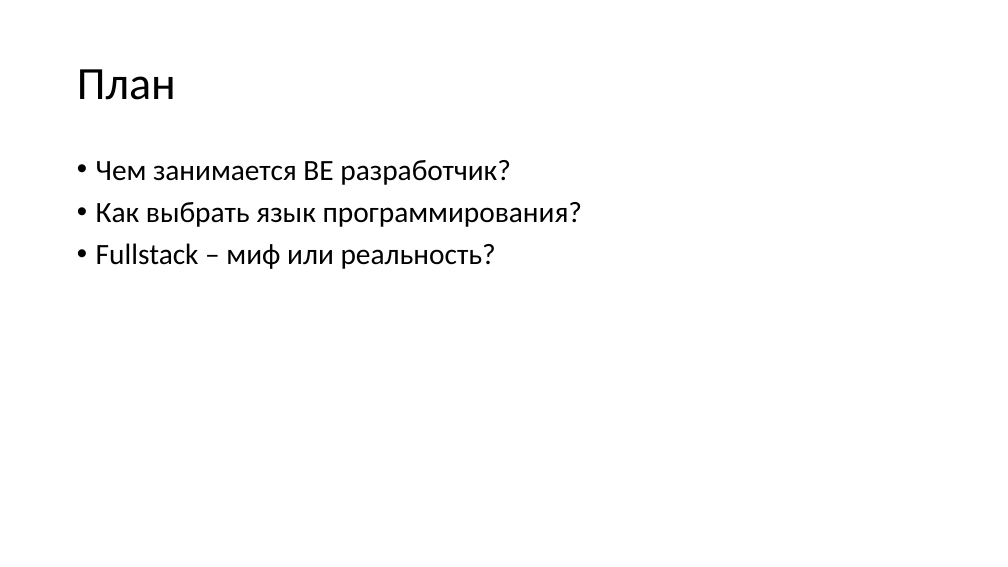
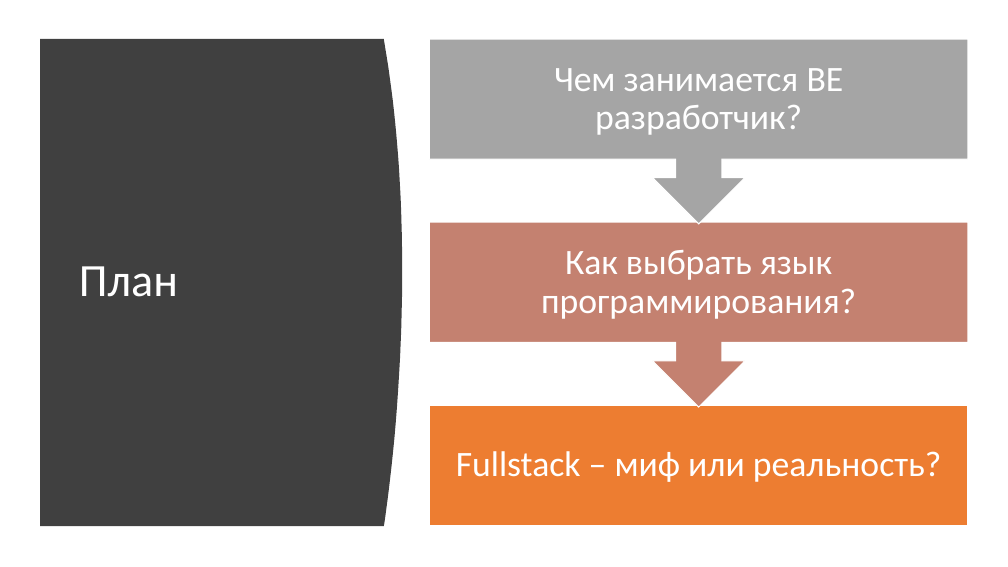
Before and after one commit to kugushev/presentations, a slide deck: slide 11 of Presentation.pptx. Drawn at 1008x567 pixels with LibreOffice and Linux fonts; fonts in the diff are those of the drawing. Boxes give left, top, right and bottom in pixels: in the first picture for what was removed or moved away, otherwise in the second. Text is boxed around its words. In the diff, an @@ line names an element or a change of style, - is before the commit and + after.

```diff
--- a/Presentation.pptx
+++ b/Presentation.pptx
@@ freeform shape added at [40, 39, 402, 526], fill #404040 @@
@@ title "План": place and size @@
-title "План" at [77, 69, 176, 100]
+title "План" at [79, 266, 178, 297]
@@ title "План" at [79, 266, 178, 297]: text colour #000000 to #FFFFFF @@
@@ group added at [430, 39, 968, 526]: 3 texts, 2 up arrow callouts, 1 rectangle @@
+Fullstack – миф или реальность?
+Как выбрать язык программирования?
+Чем занимается BE разработчик?
@@ text removed at [96, 160, 583, 269] @@
-• Чем занимается BE разработчик?
-• Как выбрать язык программирования?
-• Fullstack – миф или реальность?
```
Also in this commit, not shown: 9 other slides changed, 1 slide added.
